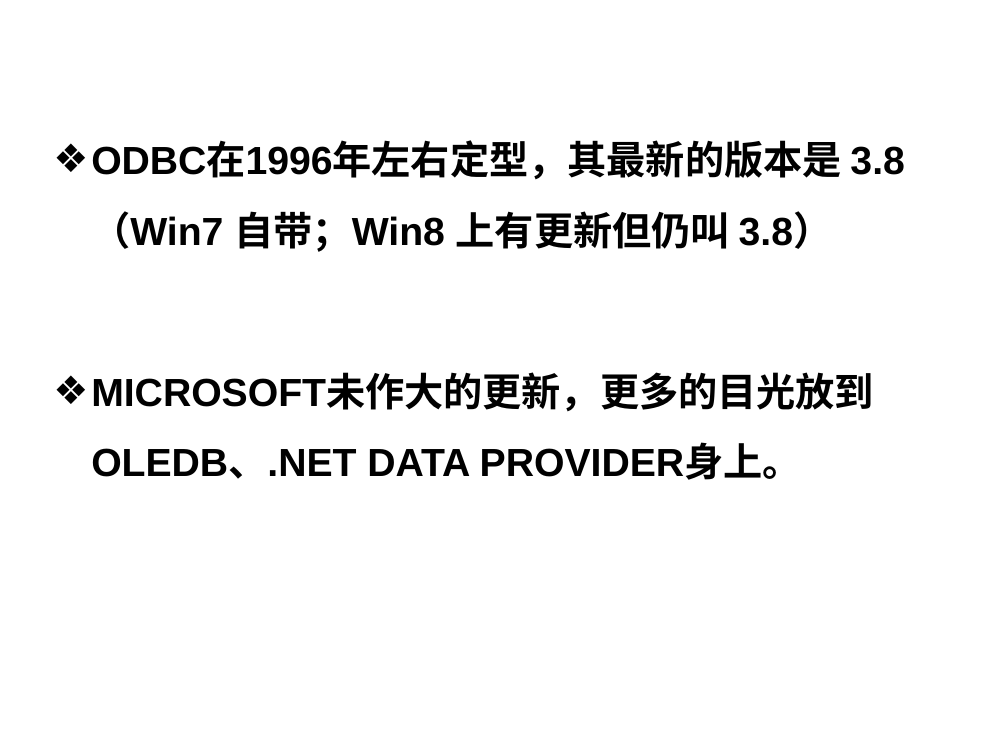
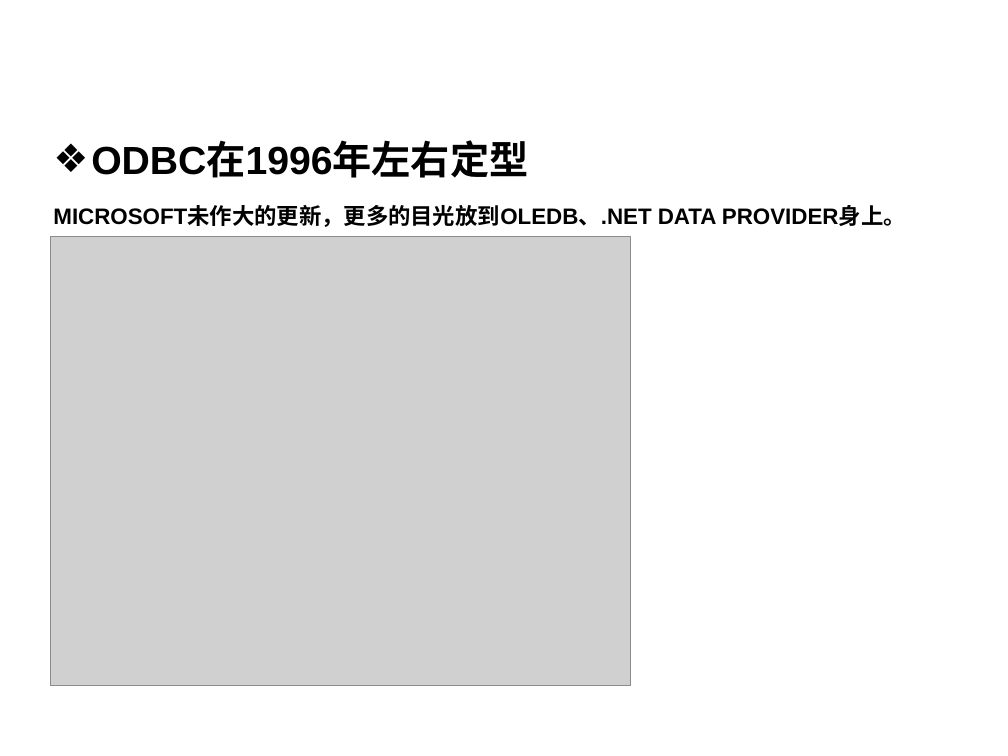
Before and after one commit to HBU/DataBase, a slide deck: slide 13 of PPT/DB第08章.ppt (slide 17 before the commit). Drawn at 1008x756 pixels with LibreOffice and Linux fonts; fonts in the diff are those of the drawing; grey boxes stand for pictures; background and template pictures are left out. Boxes give left, top, right and bottom in pixels: in the first picture for what was removed or moved away, otherwise in the second. Text is boxed around its words. In the diff, an @@ line names an element or a change of style, - is before the commit and + after.

```diff
--- a/PPT/DB第08章.ppt
+++ b/PPT/DB第08章.ppt
@@ text at box(91, 143, 528, 178): text changed @@
-❖ ODBC在1996年左右定型，其最新的版本是 3.8（Win7 自带；Win8 上有更新但仍叫 3.8）
+❖ ODBC在1996年左右定型
@@ text at box(53, 206, 906, 227): size 28 to 16 pt in "MICROSOFT未作大的更新，更多的目光放到OLEDB、.NET DATA PROVIDER身上。"; bullet ❖ to none; less space between paragraphs @@
@@ picture added at box(50, 237, 631, 686) @@
```
Also in this commit, not shown: 3 other slides changed, 2 slides added, 6 slides removed.
